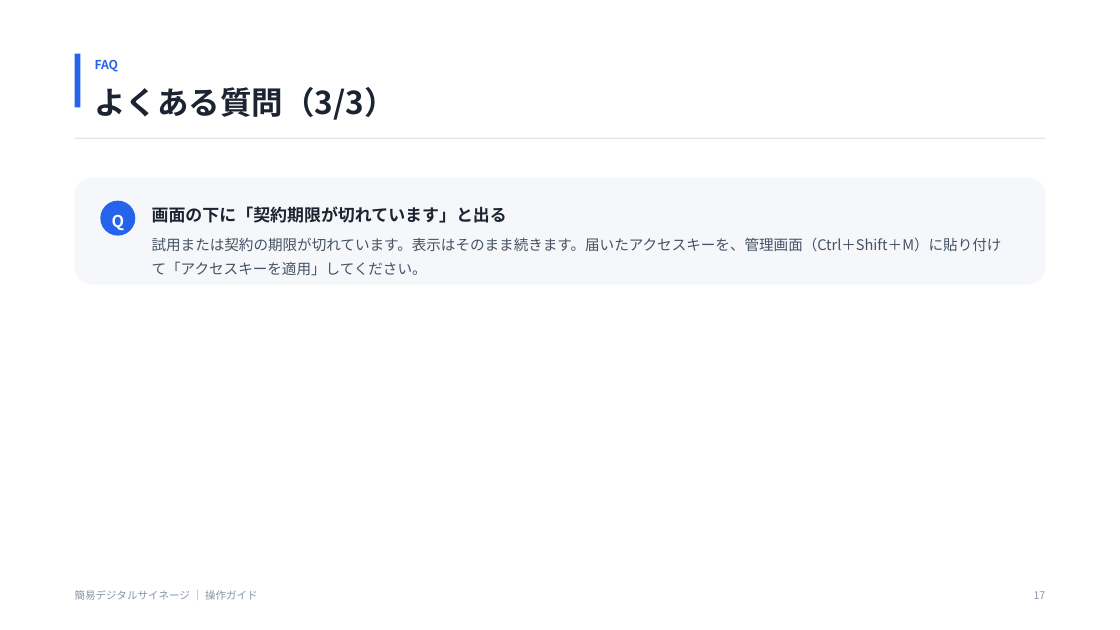
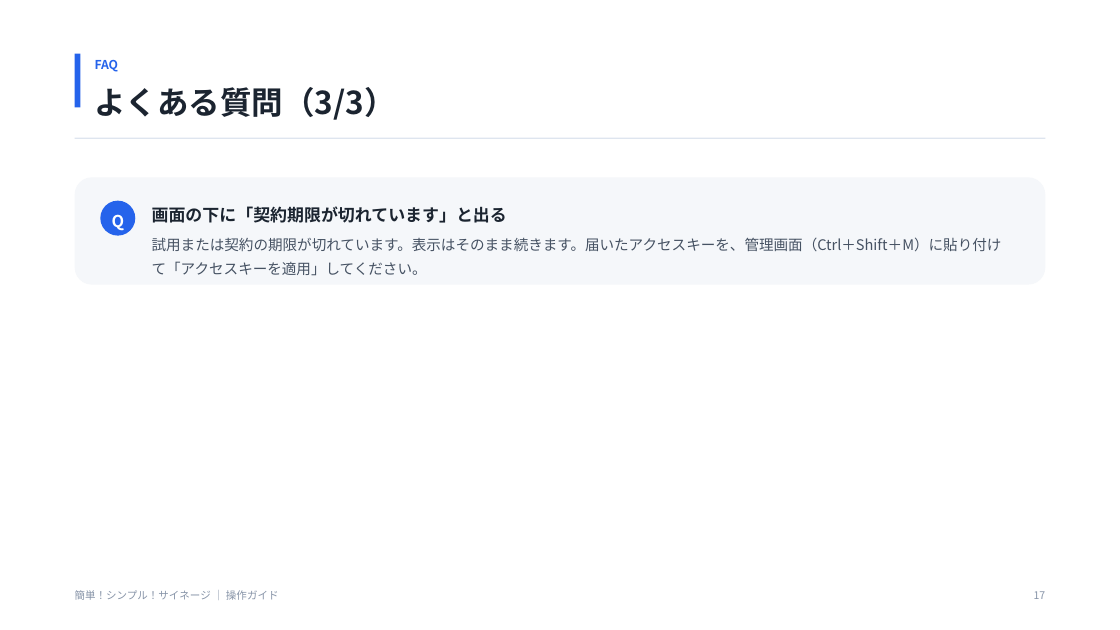
Before and after one commit to kamanori3/SimpleDigitalSignage, a slide deck: slide 17 of docs/操作ガイド.pptx. Drawn at 1120x630 pixels with LibreOffice and Linux fonts; fonts in the diff are those of the drawing. Boxes give left, top, right and bottom in pixels: in the first picture for what was removed or moved away, otherwise in the second. Text is boxed around its words. In the diff, an @@ line names an element or a change of style, - is before the commit and + after.

```diff
--- a/docs/操作ガイド.pptx
+++ b/docs/操作ガイド.pptx
@@ text at [75, 590, 279, 600]: text changed @@
-簡易デジタルサイネージ ｜ 操作ガイド
+簡単！シンプル！サイネージ ｜ 操作ガイド
```
Also in this commit, not shown: 18 other slides changed, 13 other files.
